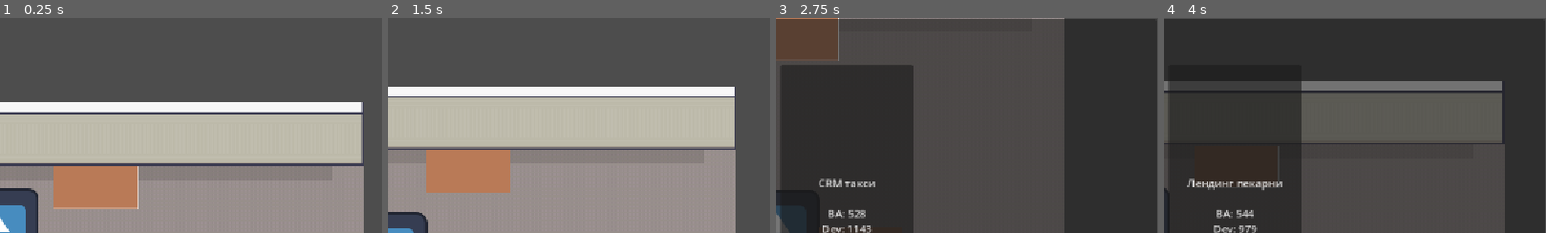
Above: before the commit, frames 1-4 (left to right).
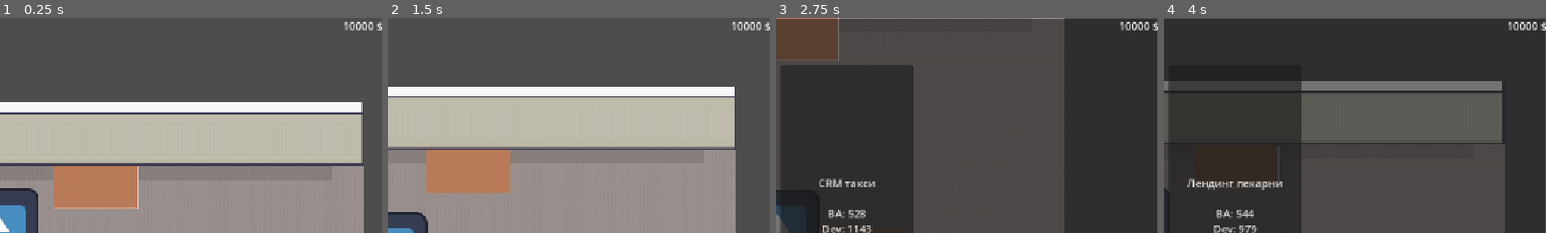
Above: after the commit, the same moments.

Repository: Escapismo69/project-manager-sim
Game: Godot game, scene res://Scenes/office.tscn
The game is run twice, just before and just after one commit, with the same random seed, the same clock (stepped at 60 frames per second) and the same inputs. This scene is started directly instead of the project's main scene. The engine's default icon, where the game draws it, is replaced by a stand-in: a white triangle on a blue panel in a dark square.
Inputs:
- Up to frame 1 (0.25 s): no input
- Up to frame 2 (1.5 s): tap Enter at 0.5 s; hold Right (ui_right) 0.53-1.28 s; tap E (interact) at 0.6, 1.35 s; hold Down (ui_down) from 1.28 s (still down)
- Up to frame 3 (2.75 s): release Down (ui_down) at 2.03 s; hold Right (ui_right) from 2.03 s (still down); tap E (interact) at 2.1 s
- Up to frame 4 (4 s): release Right (ui_right) at 2.78 s; hold Up (ui_up) 2.78-3.53 s; tap E (interact) at 2.85, 3.6 s; hold Left (ui_left) from 3.53 s (still down)
The pictures show only the part of the screen within x 50-100%, y 0-50%; the shares and areas given below are measured in that part.

The runs differ from the first frame. In frame 1, 0.3% of the frame differs, in the area x 90-100%, y 1-6%; in frame 2, 0.3%; in frame 3, 0.3%; in frame 4, 0.3%.

Commit message:
Экономика
Budget - 10000 $
Monthly and daily salary

Diff:
--- a/Resources/Employees/lena.tres
+++ b/Resources/Employees/lena.tres
@@ -6,6 +6,6 @@
 script = ExtResource("1_lnsl7")
 employee_name = "Елена"
 job_title = "Backend Junior"
-salary_per_day = 200
+monthly_salary = 2000
 skill_backend = 20
 metadata/_custom_type_script = "uid://ccsypgdq6xdni"
--- a/Scenes/hud.tscn
+++ b/Scenes/hud.tscn
@@ -59,4 +59,13 @@
 [node name="ProjectSelectionUI" parent="." instance=ExtResource("4_6fbih")]
 visible = false
 
+[node name="BalanceLabel" type="Label" parent="."]
+anchors_preset = 1
+anchor_left = 1.0
+anchor_right = 1.0
+offset_left = -40.0
+offset_bottom = 23.0
+grow_horizontal = 0
+text = "10000 $"
+
 [connection signal="pressed" from="Panel/VBoxContainer/Button" to="." method="_on_close_button_pressed"]
--- a/Scripts/employee_data.gd
+++ b/Scripts/employee_data.gd
@@ -4,7 +4,11 @@
 # @export позволяет редактировать эти поля прямо в Инспекторе
 @export var employee_name: String = "Новичок"
 @export var job_title: String = "Junior Developer"
-@export var salary_per_day: int = 50
+@export var monthly_salary: int = 3000
+
+var daily_salary: int:
+	get:
+		return monthly_salary / 30
 
 # Навыки (от 0 до 100)
 @export var skill_backend: int = 10
--- /dev/null
+++ b/Scripts/game_state.gd
@@ -0,0 +1,7 @@
+extends Node
+
+# Стартовый капитал
+var company_balance: int = 10000
+
+# Сигнал: "Эй, интерфейс, деньги изменились!"
+signal balance_changed(new_amount)
--- a/Scripts/hud.gd
+++ b/Scripts/hud.gd
@@ -12,6 +12,7 @@
 @onready var selection_ui = $ProjectSelectionUI
 @onready var project_window = $ProjectWindow
 @onready var employee_selector = $EmployeeSelector
+@onready var balance_label = $BalanceLabel
 
 # --- СОСТОЯНИЕ ---
 var active_project: ProjectData = null
@@ -30,6 +31,13 @@
 	if not selection_ui.project_selected.is_connected(_on_project_taken):
 		selection_ui.project_selected.connect(_on_project_taken)
 
+
+	# Показываем баланс сразу при старте
+	update_balance_ui(GameState.company_balance)
+
+	# Подписываемся на изменения баланса
+	GameState.balance_changed.connect(update_balance_ui)
+
 # --- ЧАСЫ ---
 func update_time_label(hour, minute):
 	var time_str = "%02d:%02d" % [hour, minute]
@@ -40,7 +48,7 @@
 func show_employee_card(data: EmployeeData):
 	name_label.text = "Имя: " + data.employee_name
 	role_label.text = "Должность: " + data.job_title
-	salary_label.text = "Ставка: " + str(data.salary_per_day) + "$/день"
+	salary_label.text = "Ставка: " + str(data.monthly_salary) + "$/месяц"
 
 	info_panel.visible = true
 
@@ -72,6 +80,6 @@
 	# Меню выбора закроется само (внутри своего скрипта), но можно продублировать:
 	selection_ui.visible = false
 
-
-func _on_closee_button_pressed():
-	pass # Replace with function body.
+# Функция отрисовки денег
+func update_balance_ui(amount):
+	balance_label.text = str(amount) + " $"
--- a/project.godot
+++ b/project.godot
@@ -18,6 +18,7 @@
 [autoload]
 
 GameTime="*res://Scripts/game_time.gd"
+GameState="*res://Scripts/game_state.gd"
 
 [display]
 
Not shown, added: Scripts/game_state.gd.uid
